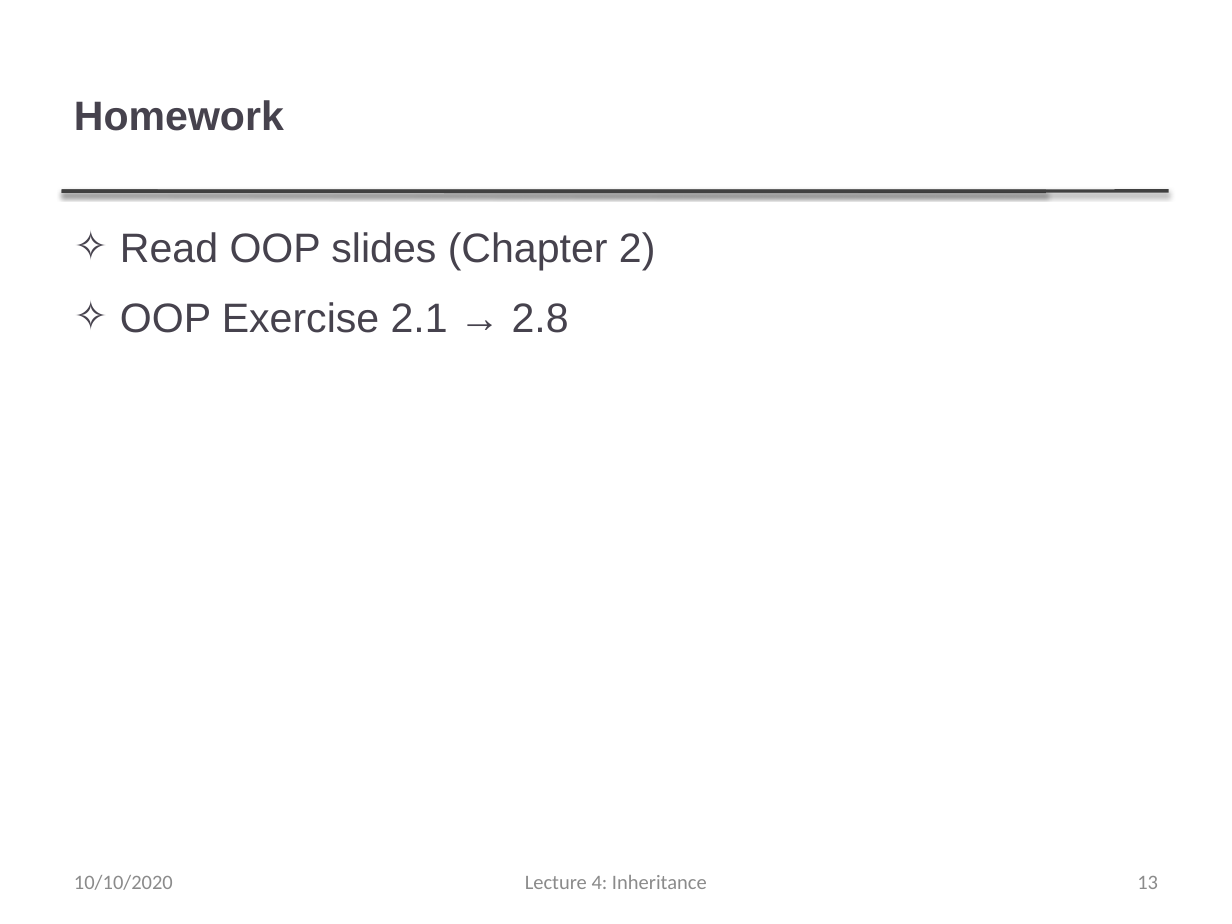
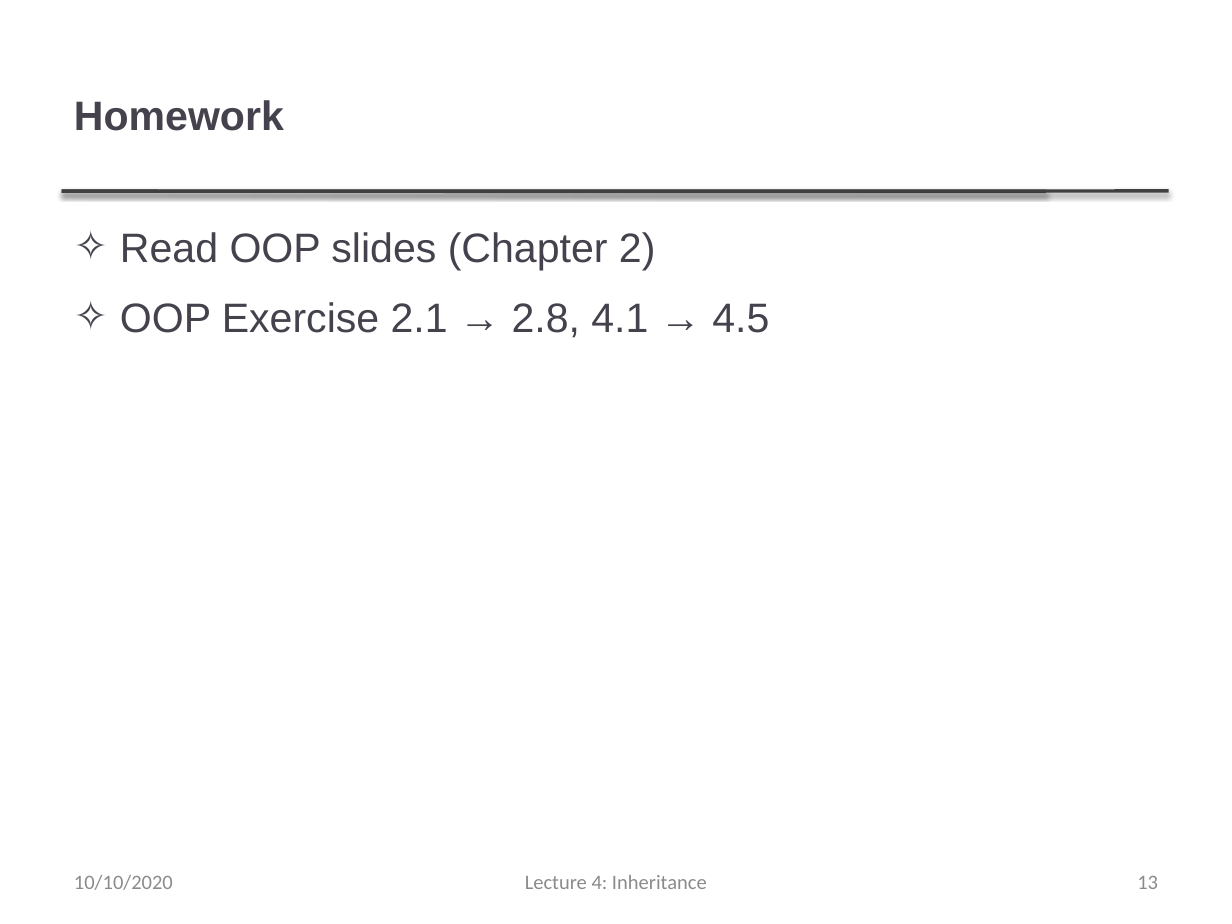
Before and after one commit to thanqminh/thanqminh.github.io, a slide deck: slide 13 of courses/oopjava/lecture4.pptx. Drawn at 1232x924 pixels with LibreOffice and Linux fonts; fonts in the diff are those of the drawing. Boxes give left, top, right and bottom in pixels: in the first picture for what was removed or moved away, otherwise in the second. Text is boxed around its words. In the diff, an @@ line names an element or a change of style, - is before the commit and + after.

Commit message:
update slides

```diff
--- a/courses/oopjava/lecture4.pptx
+++ b/courses/oopjava/lecture4.pptx
@@ text at box(120, 302, 769, 338): text changed @@
-✧ OOP Exercise 2.1 → 2.8
+✧ OOP Exercise 2.1 → 2.8, 4.1 → 4.5
```
Also in this commit, not shown: 2 other files.
